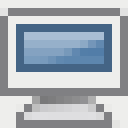
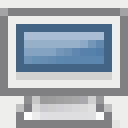
The second 128×128 image is a revision of the first. Changes to its layers:
painted on "Nuovo livello#1" over <box>0,8,128,120</box>
